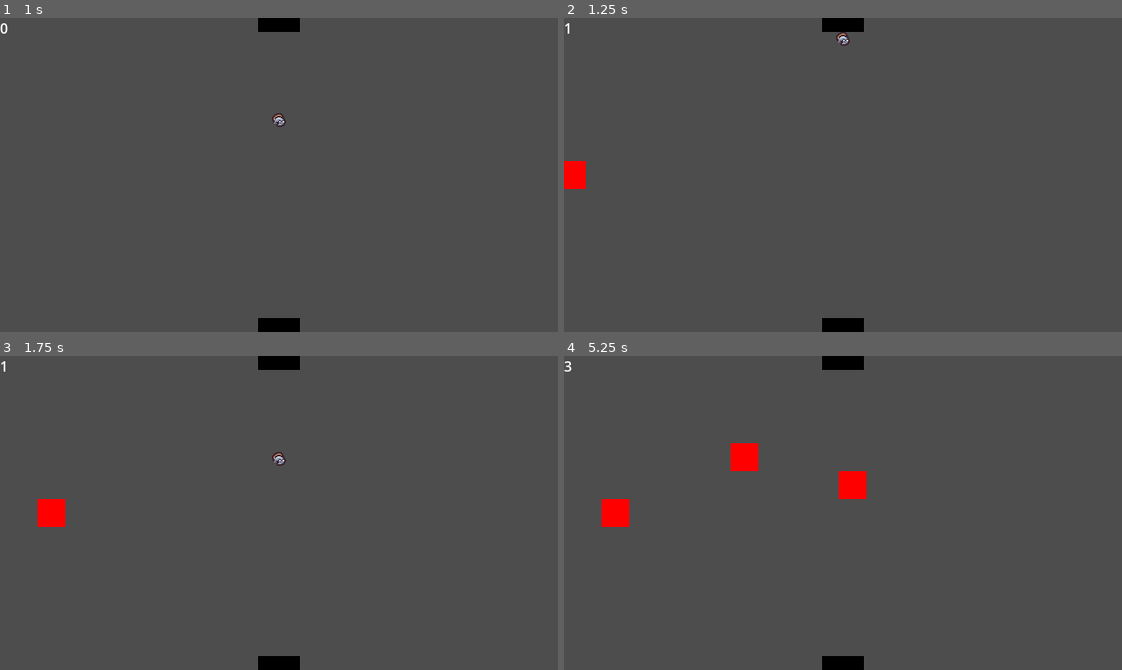
Above: before the commit, frames 1-4 (two rows, left to right).
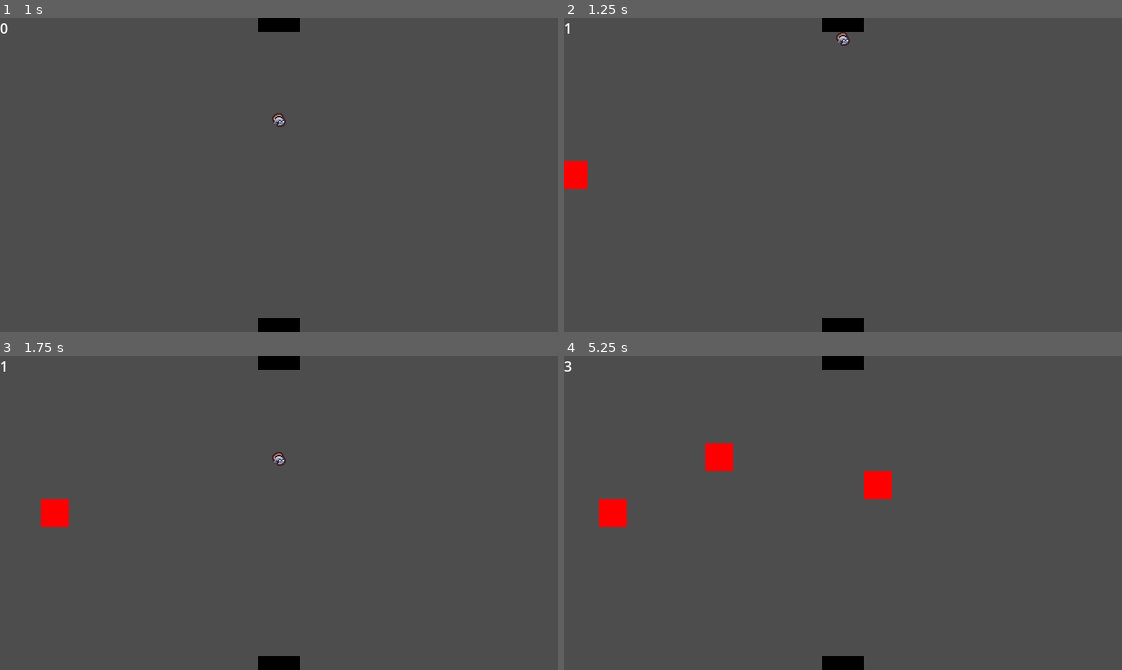
Above: after the commit, the same moments.

Repository: SpoopCats/FiniteStateMachine
Game: Godot game, scene res://scenes/main.tscn
Same seed, same stepped clock (60 frames per second), same inputs: the game is played once before the commit and once after it.
Inputs:
- Up to frame 1 (1 s): tap Enter (ui_accept) at 0.5, 0.77 s
- Up to frame 2 (1.25 s): no input
- Up to frame 3 (1.75 s): tap Enter (ui_accept) at 1.52 s
- Up to frame 4 (5.25 s): tap Enter (ui_accept) at 3.02, 3.77, 4.52 s

Frame 1 is identical in both runs. In frame 2, less than 0.1% of the frame differs, in the area x 3-5%, y 45-55%; in frame 3, 0.1%; in frame 4, 1.7%, in the area x 6-59%, y 27-55%.

Commit message:
Added some speed variety to enemies
Just added a couple lines to randomize speed of enemies.

Diff:
--- a/scenes/autoload/enemy_manager.gd
+++ b/scenes/autoload/enemy_manager.gd
@@ -77,6 +77,8 @@
 	# is closing the lane necessary right now? maybe if powerups get added to the game?
 	var enemy_lane = _pick_and_close_lane(spawn_points)
 	enemy.position = enemy_lane
+	# randomize enemy speed a bit
+	enemy.speed = randi_range(80,120)
 	# make enemies spawning on right side of screen go left
 	if enemy.position.x > 640:
 		enemy.dir = Vector2.LEFT
